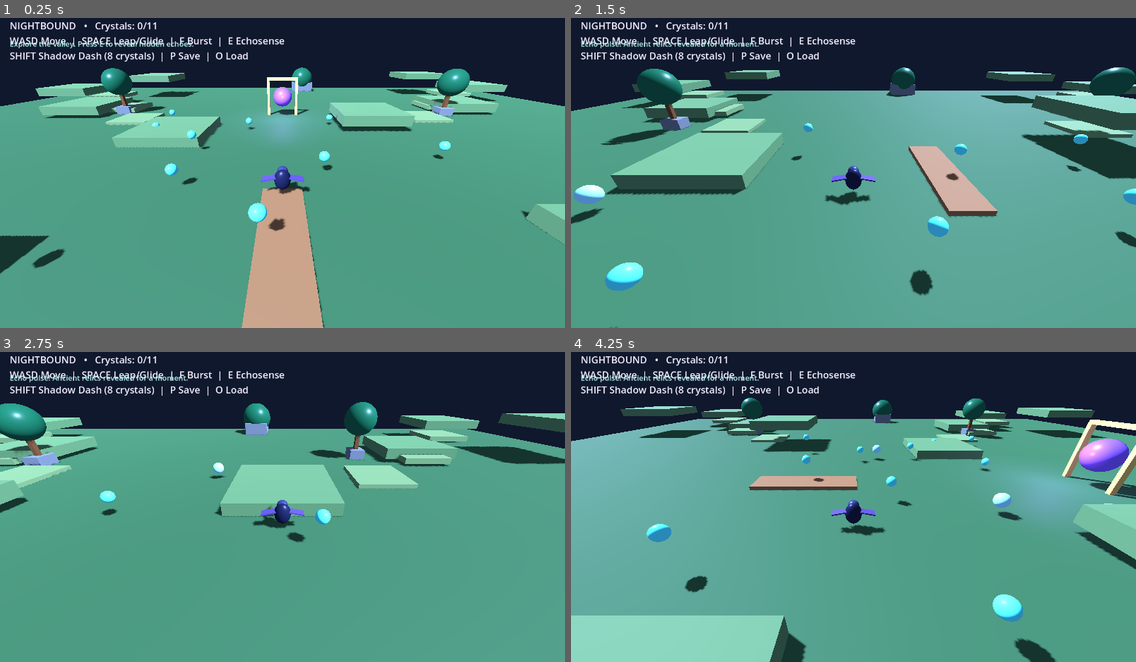
Above: before the commit, frames 1-4 (two rows, left to right).
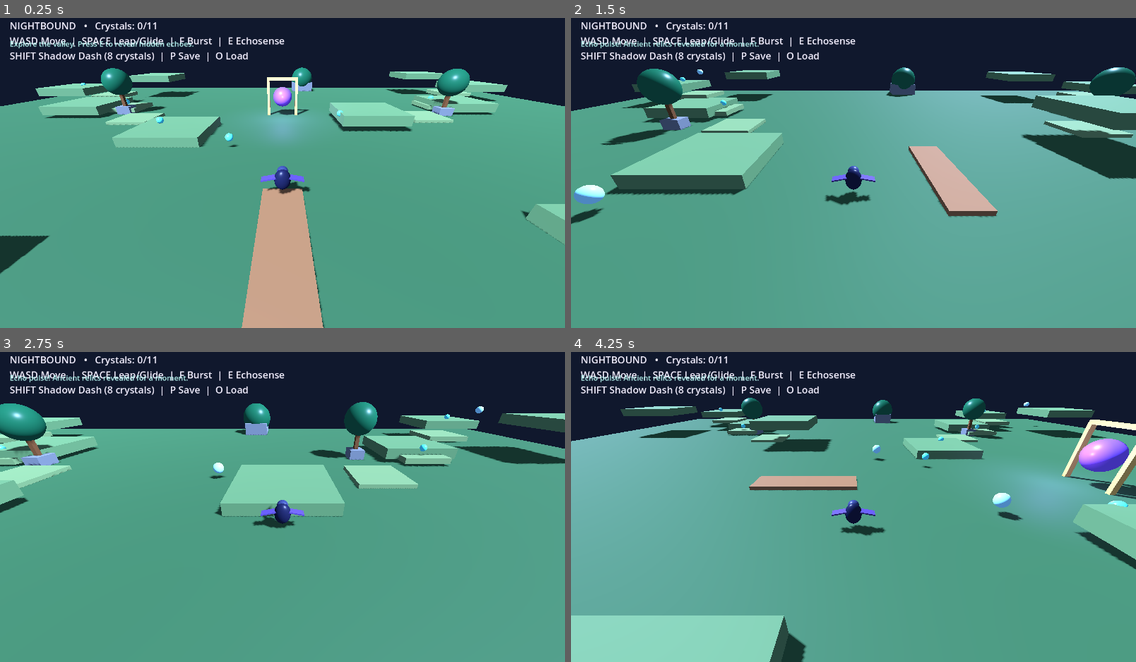
Above: after the commit, the same moments.

Repository: Dynamon91/nightbound
Game: Godot game, scene res://scenes/main.tscn
Two runs of this game, one before a commit and one after it. Both use one fixed random seed, a clock stepped at 60 frames per second and the inputs below.
Inputs:
- Up to frame 1 (0.25 s): no input
- Up to frame 2 (1.5 s): tap E (echosense) at 0.5, 1.35 s; hold D (move_right) 0.53-1.28 s; hold F (burst) 0.53-1.28 s; tap Space (jump) at 0.77 s; hold S (move_back) from 1.28 s (still down)
- Up to frame 3 (2.75 s): tap Space (jump) at 1.52 s; release S (move_back) at 2.03 s; hold D (move_right) from 2.03 s (still down); hold Shift (shadow_dash) from 2.03 s (still down)
- Up to frame 4 (4.25 s): release D (move_right) at 2.78 s; release Shift (shadow_dash) at 2.78 s; hold W (move_forward) 2.78-3.53 s; tap F (burst) at 2.85 s; tap Space (jump) at 3.02, 3.77 s; hold A (move_left) from 3.53 s (still down); tap E (echosense) at 3.6 s

The runs differ from the first frame. In frame 1, 0.9% of the frame differs, in the area x 5-80%, y 20-81%; in frame 2, 1.4%; in frame 3, 0.4%; in frame 4, 1.5%, in the area x 13-99%, y 16-100%.

Commit message:
feat: spread crystals across the expanded valley

Diff:
--- a/scripts/main.gd
+++ b/scripts/main.gd
@@ -115,10 +115,16 @@
 	add_box(self, Vector3(2, 2.5, -18), Vector3(0.35, 5, 0.5), Color("#e4b85e"))
 	add_box(self, Vector3(0, 5, -18), Vector3(4.3, 0.35, 0.5), Color("#e4b85e"))
 	add_sphere(self, Vector3(0, 2.6, -18), 1.35, Color("#9367e8"))
-	for i in range(11):
-		var p := Vector3(float((i * 7) % 31) - 15, 1.0 + float(i % 3) * 0.5, float((i * 11) % 31) - 15)
-		make_crystal(p, "crystal_%02d" % i)
-	for p in [Vector3(-8, 1.2, 0), Vector3(5, 1, -7), Vector3(20, 1, 3)]:
+	# Collectibles are distributed across the expanded valley and its outer routes.
+	var crystal_positions: Array[Vector3] = [
+		Vector3(-5, 1.0, -5), Vector3(7, 1.5, -12), Vector3(-14, 1.2, -10),
+		Vector3(-25, 1.5, -21), Vector3(-38, 3.2, -29), Vector3(25, 1.5, -23),
+		Vector3(38, 3.4, -33), Vector3(-25, 1.5, 24), Vector3(-38, 3.5, 35),
+		Vector3(25, 1.6, 25), Vector3(38, 3.7, 36)
+	]
+	for i in range(crystal_positions.size()):
+		make_crystal(crystal_positions[i], "crystal_%02d" % i)
+	for p in [Vector3(-8, 1.2, 0), Vector3(5, 1, -7), Vector3(20, 1, 3), Vector3(-37, 4.7, -38), Vector3(37, 4.8, 40)]:
 		var relic := add_sphere(self, p, 0.5, Color("#a9efff"))
 		relic.visible = false
 		secrets.append(relic)
